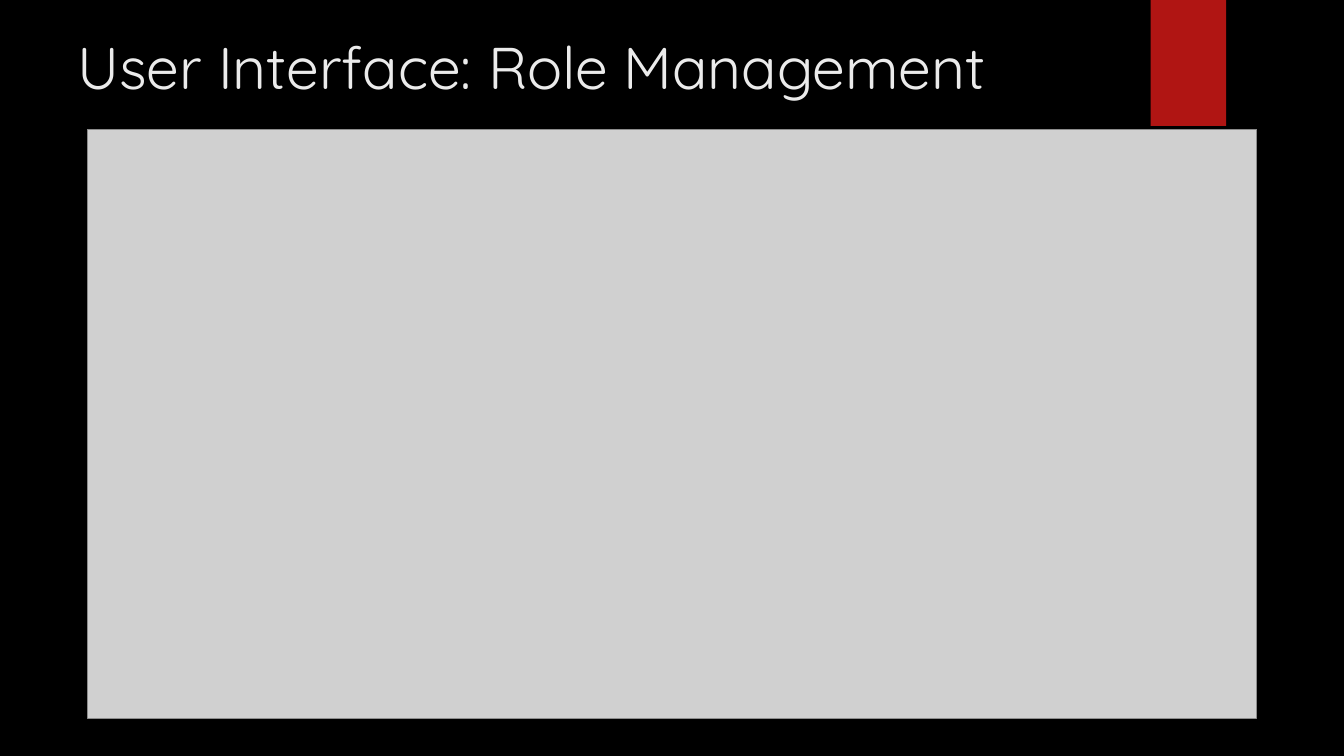
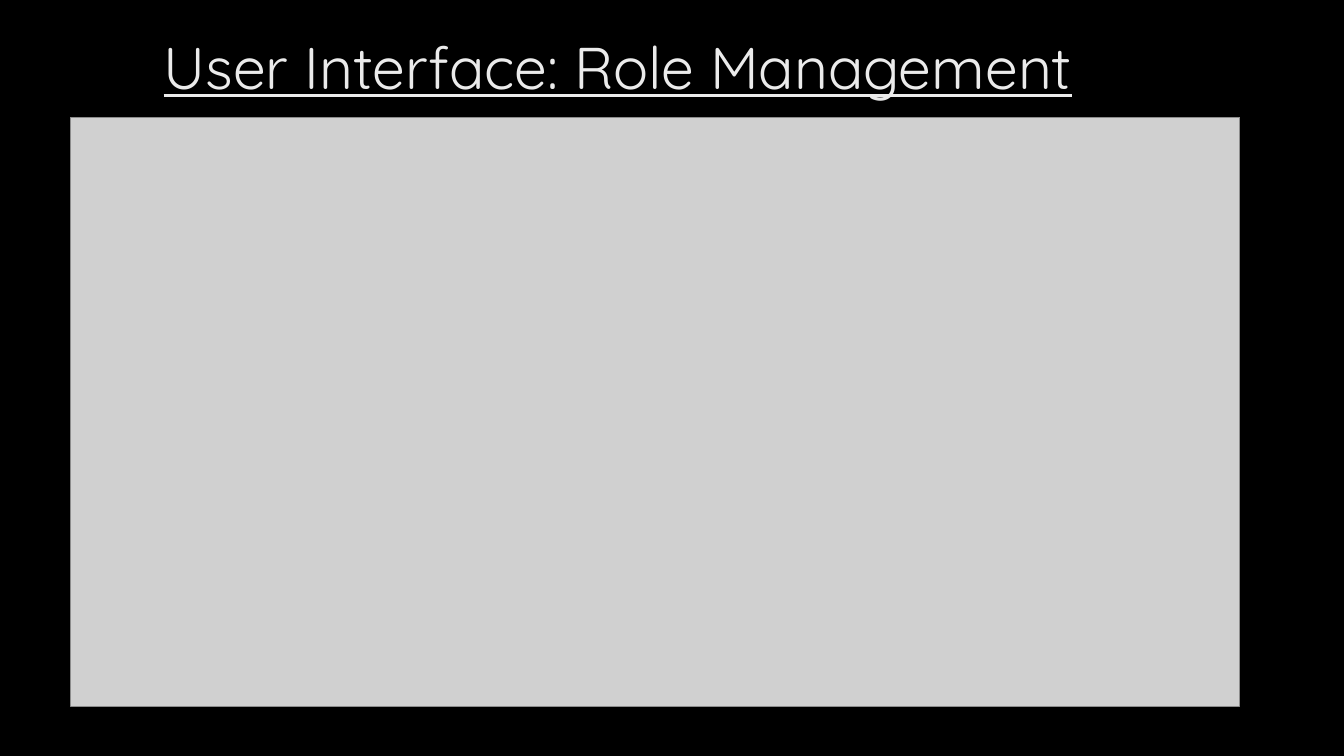
Before and after one commit to em1730/scims_docu, a slide deck: slide 8 of Documentation/Role_Mgmt.pptx (slide 5 before the commit). Drawn at 1344x756 pixels with LibreOffice and Linux fonts; fonts in the diff are those of the drawing; grey boxes stand for pictures; background and template pictures are left out. Boxes give left, top, right and bottom in pixels: in the first picture for what was removed or moved away, otherwise in the second. Text is boxed around its words. In the diff, an @@ line names an element or a change of style, - is before the commit and + after.

```diff
--- a/Documentation/Role_Mgmt.pptx
+++ b/Documentation/Role_Mgmt.pptx
@@ title "User Interface: Role Management" moved from (x1=77, y1=45, x2=986, y2=101) to (x1=164, y1=45, x2=1072, y2=101) @@
@@ title "User Interface: Role Management" at (x1=164, y1=45, x2=1072, y2=101): underline on @@
@@ rectangle removed at (x1=1150, y1=0, x2=1226, y2=126) @@
@@ picture moved from (x1=88, y1=129, x2=1257, y2=718) to (x1=71, y1=117, x2=1240, y2=706) @@
@@ ellipse removed at (x1=949, y1=185, x2=1259, y2=495) @@
```
Also in this commit, not shown: 17 other slides changed, 18 slides added, 13 slides removed, 4 other files.
